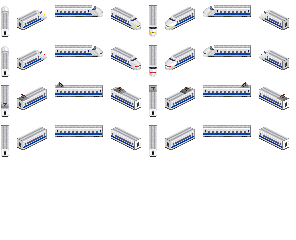
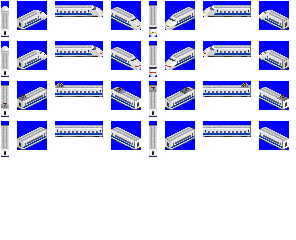
Revision of a layered 296x240 image; what changed, layer by layer:
removed layer "Pasted Layer" over <box>281,94,289,98</box>
painted on "Pantos" over <box>281,94,289,98</box>
showed "Background Blue", painted on it over <box>1,1,289,157</box>
